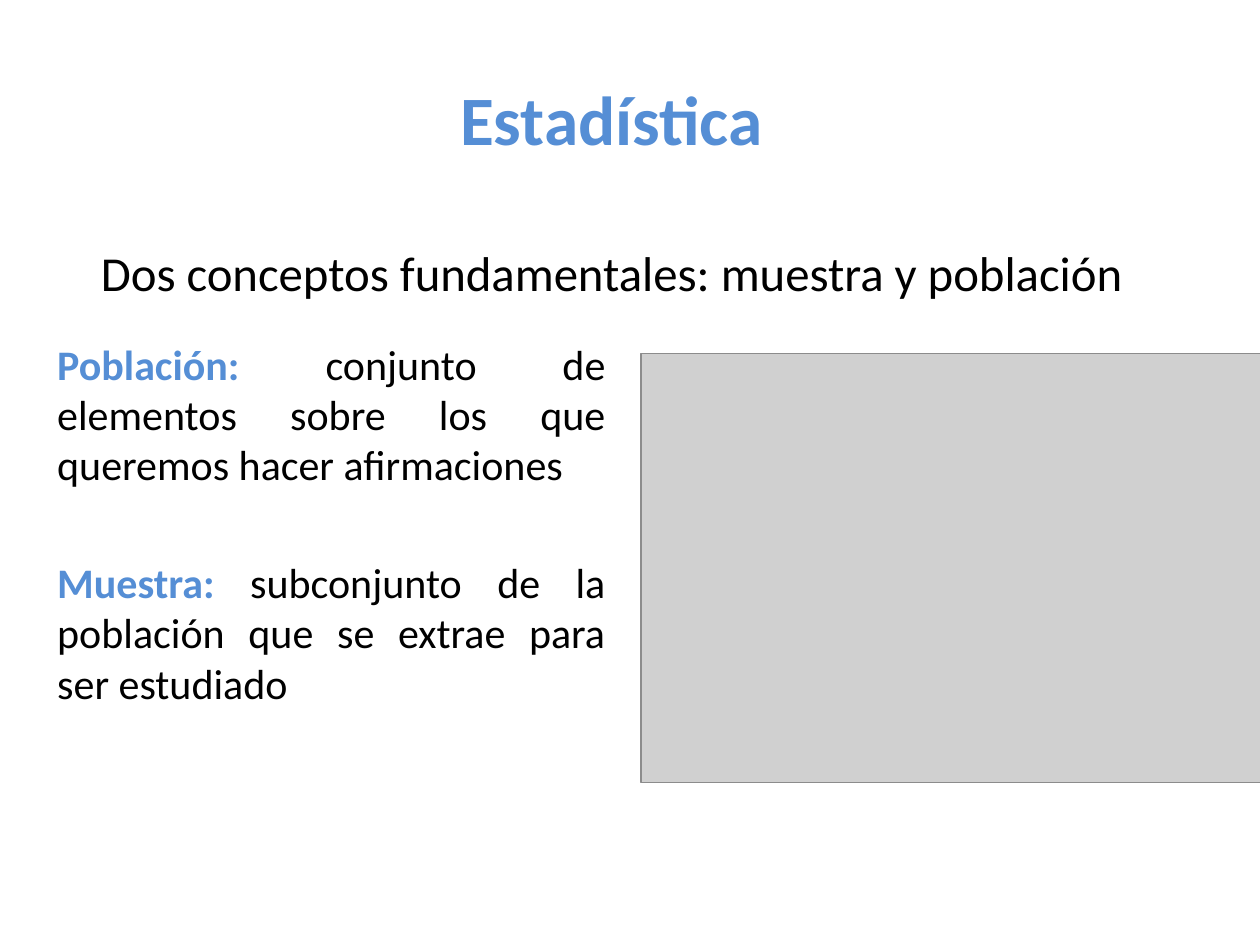
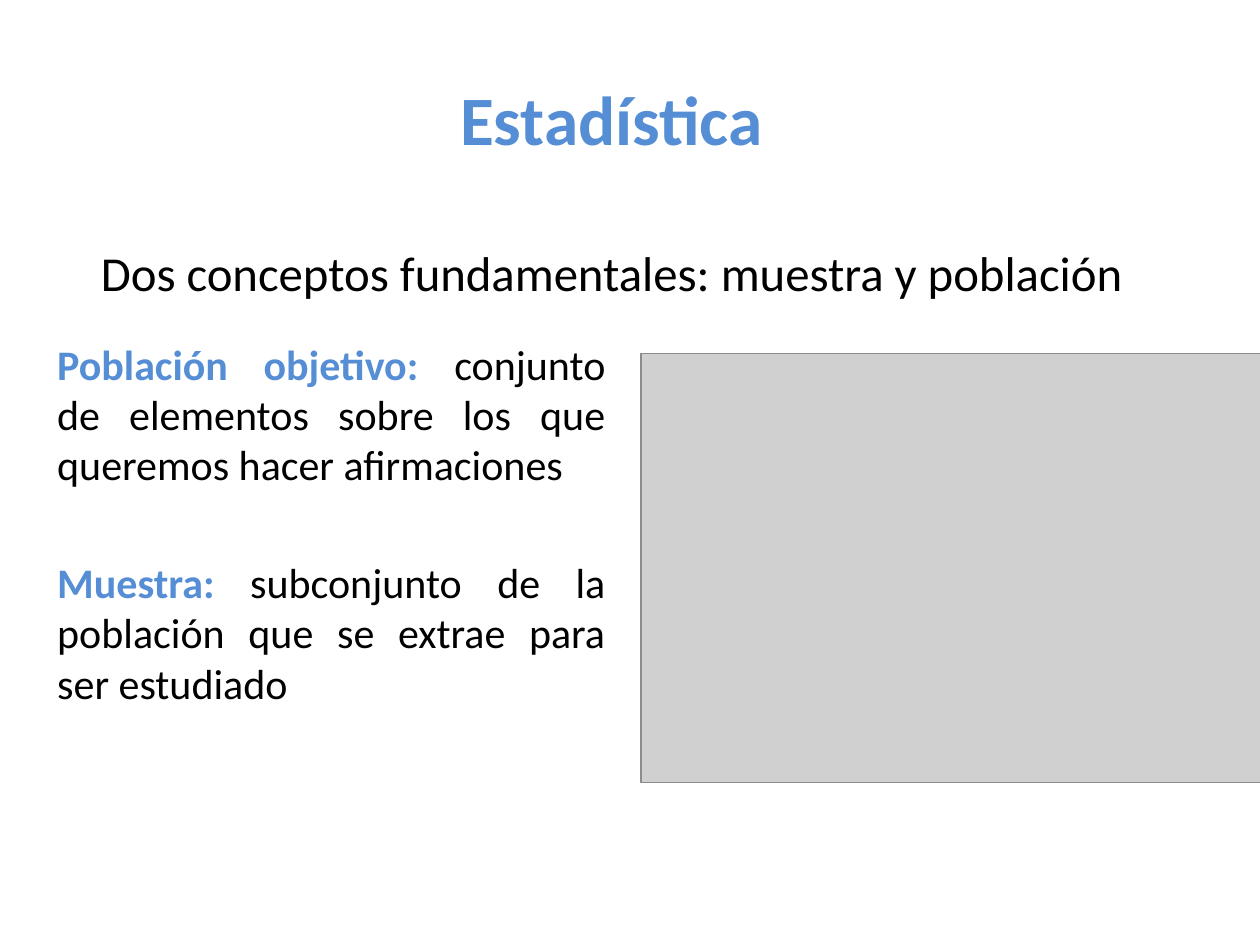
Before and after one commit to estadisticaITM/estadisticaITM.github.io, a slide deck: slide 13 of Tamaños de muestra.pptx. Drawn at 1260x945 pixels with LibreOffice and Linux fonts; fonts in the diff are those of the drawing; grey boxes stand for pictures. Boxes give left, top, right and bottom in pixels: in the first picture for what was removed or moved away, otherwise in the second. Text is boxed around its words. In the diff, an @@ line names an element or a change of style, - is before the commit and + after.

```diff
--- a/Tamaños de muestra.pptx
+++ b/Tamaños de muestra.pptx
@@ text at box(57, 350, 605, 487): text changed @@
-Población: conjunto de elementos sobre los que queremos hacer afirmaciones
+Población objetivo: conjunto de elementos sobre los que queremos hacer afirmaciones
```
Also in this commit, not shown: 6 other slides changed, 4 slides added, 2 slides removed, 28 other files.
